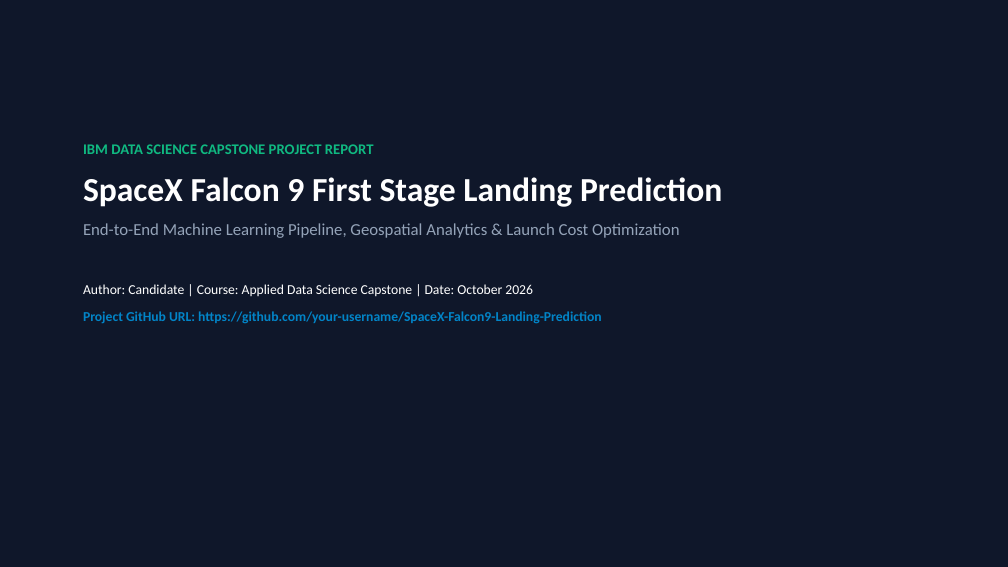
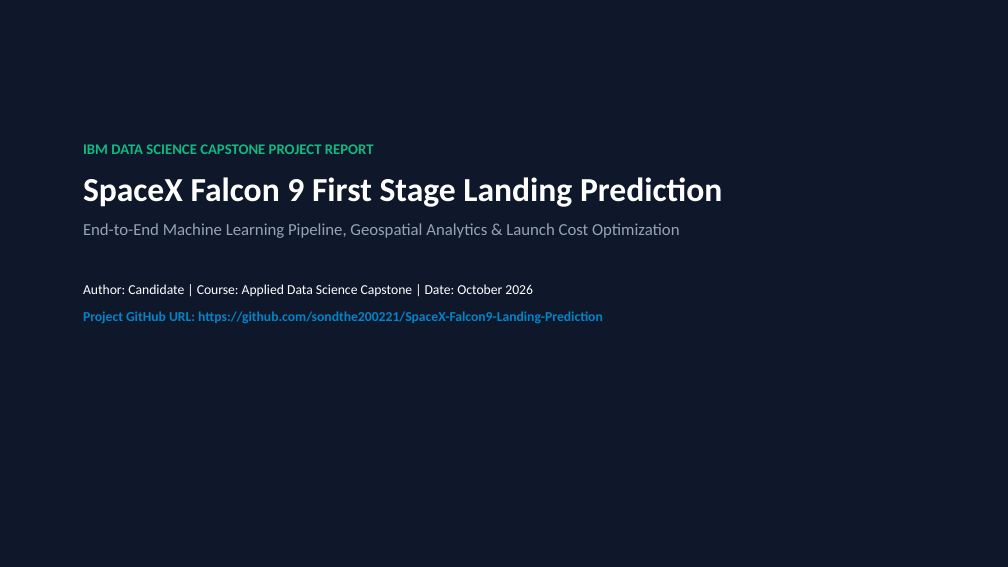
Before and after one commit to sondthe200221/SpaceX-Falcon9-Landing-Prediction, a slide deck: slide 1 of Data Science Capstone Project Report.pptx. Drawn at 1008x567 pixels with LibreOffice and Linux fonts; fonts in the diff are those of the drawing. Boxes give left, top, right and bottom in pixels: in the first picture for what was removed or moved away, otherwise in the second. Text is boxed around its words. In the diff, an @@ line names an element or a change of style, - is before the commit and + after.

```diff
--- a/Data Science Capstone Project Report.pptx
+++ b/Data Science Capstone Project Report.pptx
@@ text at (83,311,603,324): text changed @@
-Project GitHub URL: https://github.com/your-username/SpaceX-Falcon9-Landing-Prediction
+Project GitHub URL: https://github.com/sondthe200221/SpaceX-Falcon9-Landing-Prediction
```
Also in this commit, not shown: 15 other slides changed, 4 other files.
